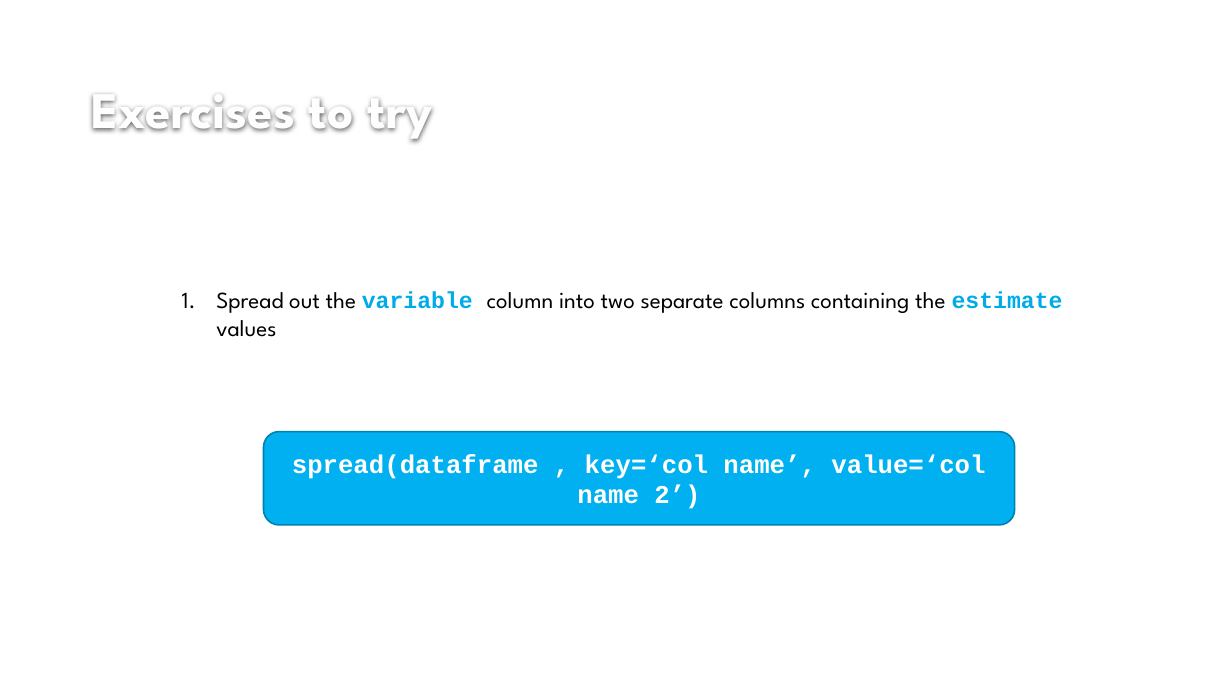
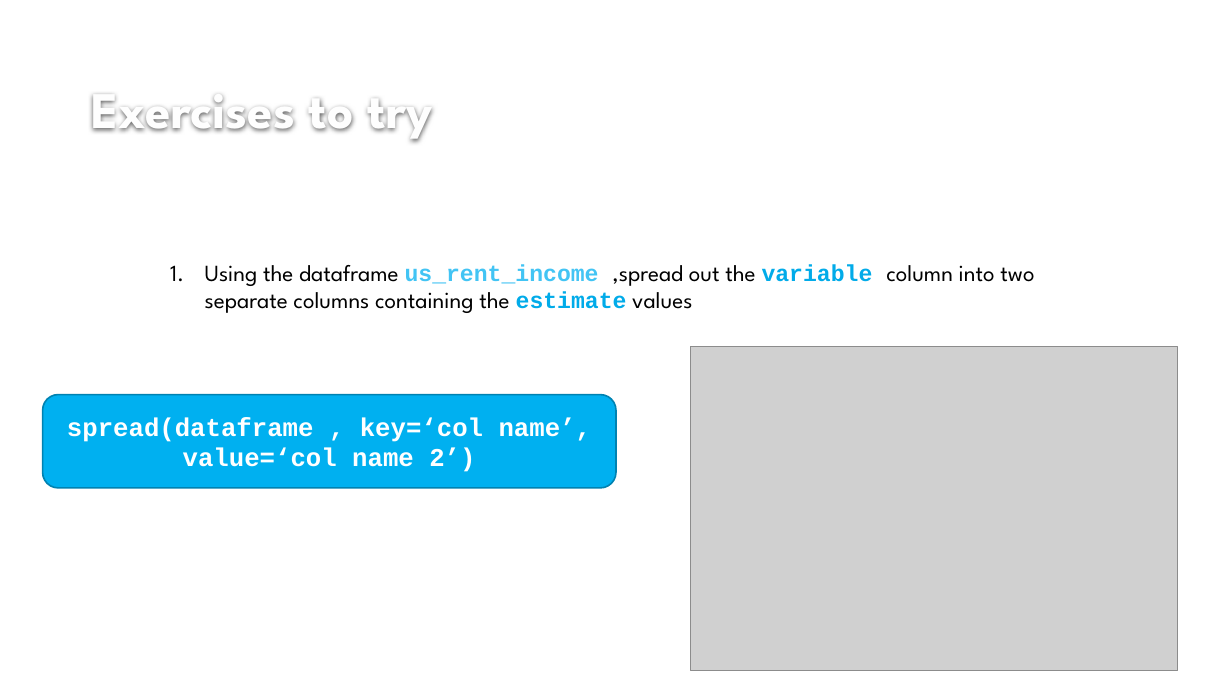
Before and after one commit to izzixcoatxs/Into_the_Tidyverse, a slide deck: slide 36 of sessions/session_four/izzie_session_four_a&b_presentation.pptx. Drawn at 1232x693 pixels with LibreOffice and Linux fonts; fonts in the diff are those of the drawing; grey boxes stand for pictures; background and template pictures are left out. Boxes give left, top, right and bottom in pixels: in the first picture for what was removed or moved away, otherwise in the second. Text is boxed around its words. In the diff, an @@ line names an element or a change of style, - is before the commit and + after.

Commit message:
fix typos

```diff
--- a/sessions/session_four/izzie_session_four_a&b_presentation.pptx
+++ b/sessions/session_four/izzie_session_four_a&b_presentation.pptx
@@ text at [205,264,1034,313]: text changed @@
-1. Spread out the variable column into two separate columns containing the estimate values
+1. Using the dataframe us_rent_income ,spread out the variable column into two separate columns containing the estimate values
@@ picture added at [690,347,1177,671] @@
@@ rounded rectangle "spread(dataframe , key=‘col name’, value=‘col ...": place and size @@
-rounded rectangle "spread(dataframe , key=‘col name’, value=‘col ..." at [263,432,1015,525]
+rounded rectangle "spread(dataframe , key=‘col name’, value=‘col ..." at [43,395,616,488]
```
Also in this commit, not shown: 15 other slides changed, 7 slides added.
